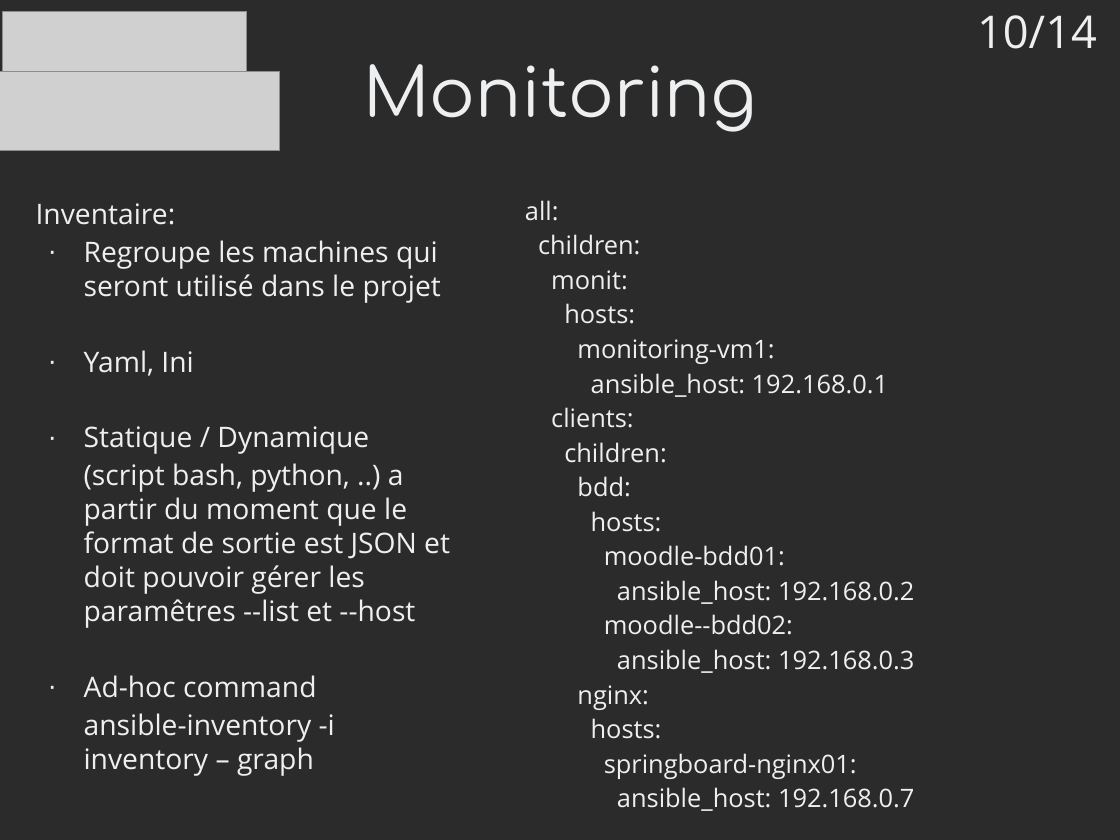
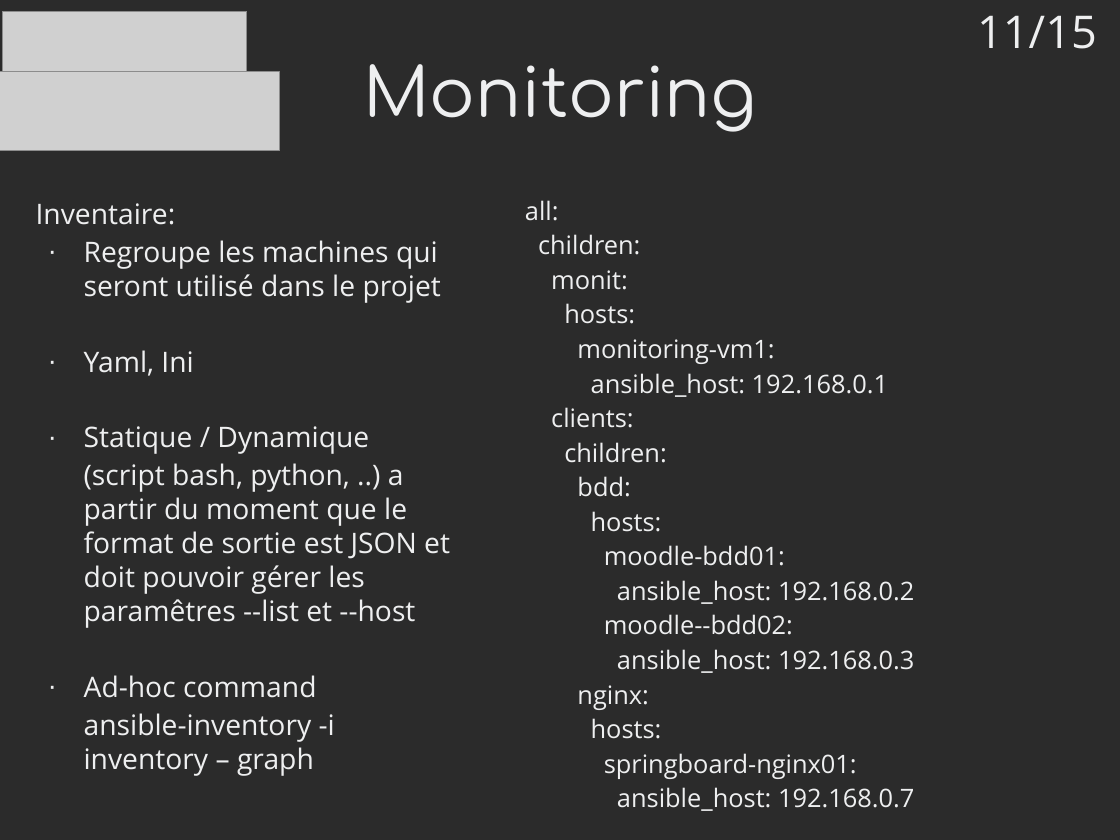
Before and after one commit to mrwormo/rapport_de_stage, a slide deck: slide 11 of files/prez.odp (slide 10 before the commit). Drawn at 1120x840 pixels with LibreOffice and Linux fonts; fonts in the diff are those of the drawing; grey boxes stand for pictures; background and template pictures are left out; a plain dark background stands for a picture behind light text. Boxes give left, top, right and bottom in pixels: in the first picture for what was removed or moved away, otherwise in the second. Text is boxed around its words. In the diff, an @@ line names an element or a change of style, - is before the commit and + after.

```diff
--- a/files/prez.odp
+++ b/files/prez.odp
@@ text at box(977, 15, 1097, 49): text changed @@
-10/14
+11/15
```
Also in this commit, not shown: 11 other slides changed, 3 slides added, 2 slides removed, 2 other files.
